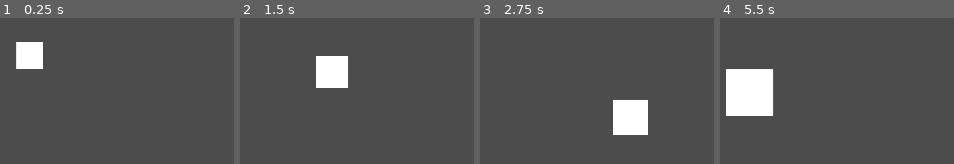
Above: before the commit, frames 1-4 (left to right).
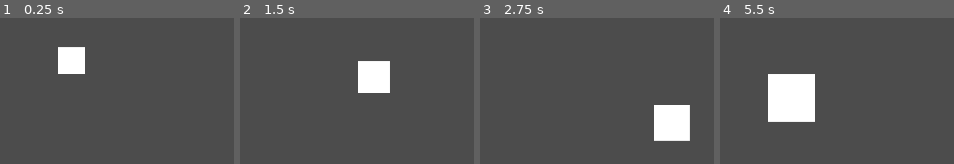
Above: after the commit, the same moments.

Repository: Option-2-Games/spectral-shift
Game: Godot game, scene res://scenes/example_scene.tscn
The game is run twice, just before and just after one commit, with the same random seed, the same clock (stepped at 60 frames per second) and the same inputs. Before the commit the project starts from res://Scenes/example_scene.tscn.
Inputs:
- Up to frame 1 (0.25 s): no input
- Up to frame 2 (1.5 s): tap Enter (ui_accept) at 0.5, 0.77 s; hold Right (ui_right) 0.53-1.28 s; hold Down (ui_down) from 1.28 s (still down)
- Up to frame 3 (2.75 s): tap Enter (ui_accept) at 1.52 s; release Down (ui_down) at 2.03 s; hold Right (ui_right) from 2.03 s (still down)
- Up to frame 4 (5.5 s): release Right (ui_right) at 2.78 s; hold Up (ui_up) 2.78-3.53 s; tap Enter (ui_accept) at 3.02, 3.77, 4.52 s; hold Left (ui_left) 3.53-5.03 s; hold Down (ui_down) from 5.03 s (still down)

The runs differ from the first frame. In frame 1, 4.3% of the frame differs, in the area x 6-37%, y 16-39%; in frame 2, 6.0%; in frame 3, 7.4%; in frame 4, 12%, in the area x 2-41%, y 34-72%.

Commit message:
MicroBob/issue15 (#22)
* Renamed folders, testing script setup

* Test running godot

* Changed unzip command

* Make addons location

* mkdir typo

* Fixed unzip command

* List dir atm

* Remove premature caching

* Test godot

* Run tests

* Change to server version

* Test open

* Open in editor?

* Renamed config file

* Renamed items, changed back to full

* Changed to headless

* Fix double name error

* Try run one time

* Pretend to open in editor

* Show structure

* Fix unzip

* Extract addons

* Remove run once

* Switch back to server

* Added caching

* Added comments and updated names

* Change to env var

* Fix usage in workflow

* Fix version var usage

* Start of build workflow

* container name fix

* Switch to using latest

* Move build folder to outside

* add export presets to git

* Copy all platforms

* macOS artifact name typo, renamed workflows

* change if statement to string

* Change ruby emoji

* Run builds after test

* Fix typo in test name

* Switch to run trigger

* Try Gut Tests

* Switch back to just on PR

* Removed if run

* Matrix and new image

* pwd and ls

* Fixed build script location

* Testing godot

* Quit test

* Remove test

* Updated example_scene location

* Redo all paths

* Test export command

* Added badges to readme

* Try to build in VM

* cache gd templates

* Allow for directory creation

* Fix bad url

* Move godot location

* Switch back to old container

* Realign commands

* Fix quote style

* Remove gd cache

* Change output location

Diff:
--- a/Objects/demo_character.tscn
+++ b/objects/demo_character.tscn
@@ -1,6 +1,6 @@
 [gd_scene load_steps=2 format=2]
 
-[ext_resource path="res://Scripts/demo_character_controller.gd" type="Script" id=1]
+[ext_resource path="res://scripts/demo_character_controller.gd" type="Script" id=1]
 
 [node name="DemoCharacter" type="Sprite"]
 script = ExtResource( 1 )
--- a/project.godot
+++ b/project.godot
@@ -27,7 +27,7 @@
 [application]
 
 config/name="Spectral Shift"
-run/main_scene="res://Scenes/example_scene.tscn"
+run/main_scene="res://scenes/example_scene.tscn"
 
 [debug]
 
--- a/Scenes/example_scene.tscn
+++ b/scenes/example_scene.tscn
@@ -1,8 +1,8 @@
 [gd_scene load_steps=2 format=2]
 
-[ext_resource path="res://Objects/demo_character.tscn" type="PackedScene" id=1]
+[ext_resource path="res://objects/demo_character.tscn" type="PackedScene" id=1]
 
 [node name="Node2D" type="Node2D"]
 
 [node name="DemoCharacter" parent="." instance=ExtResource( 1 )]
-position = Vector2( 720, 472 )
+position = Vector2( 820, 485 )
Renamed: .gut_config.json -> .gutconfig.json
Not shown, added: export_presets.cfg
Renamed: Scripts/demo_character_controller.gd -> scripts/demo_character_controller.gd
Not shown, added: .github/workflows/autoformat-and-lint.yml
Not shown, removed: .github/workflows/autoformat-and-linting.yml
Not shown, added: .github/workflows/build.yml
Not shown, added: .github/workflows/generate-code-docs.yml
Not shown, added: .github/workflows/lint-markdown.yml
Not shown, removed: .github/workflows/mdl.yml
Not shown, added: .github/workflows/test.yml
Not shown, changed: .gitignore
Not shown, changed: README.md
